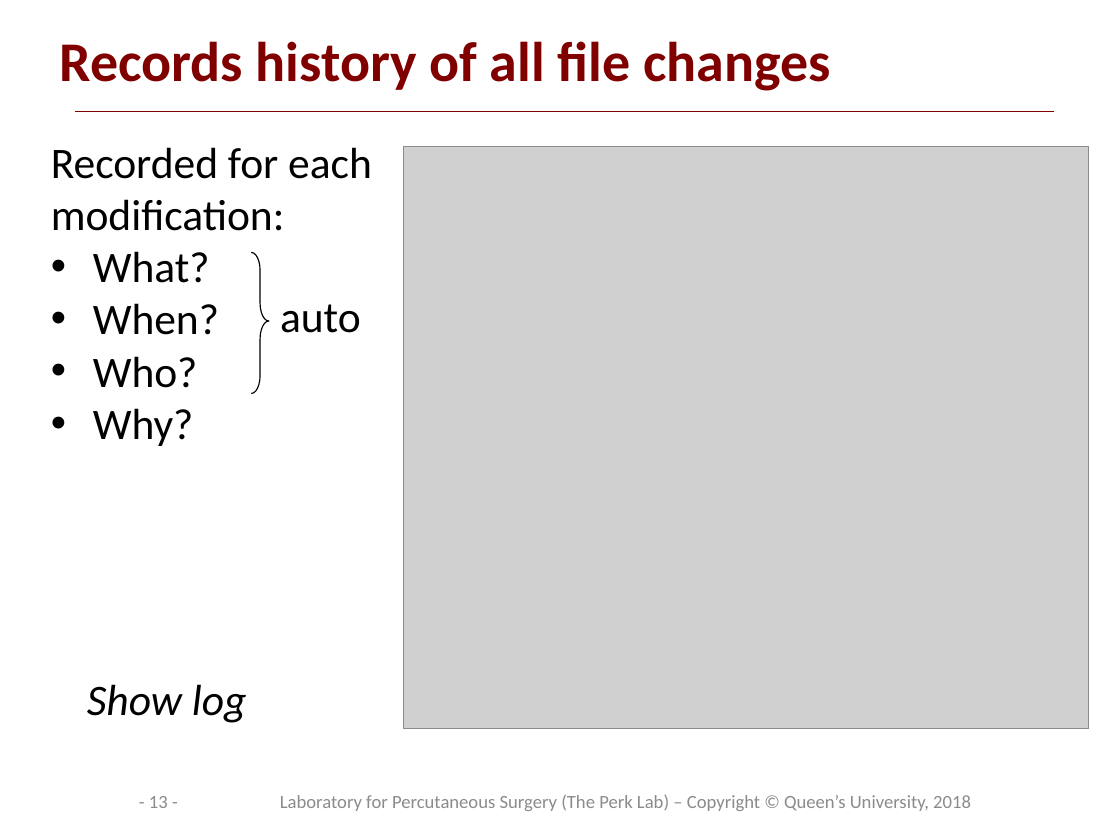
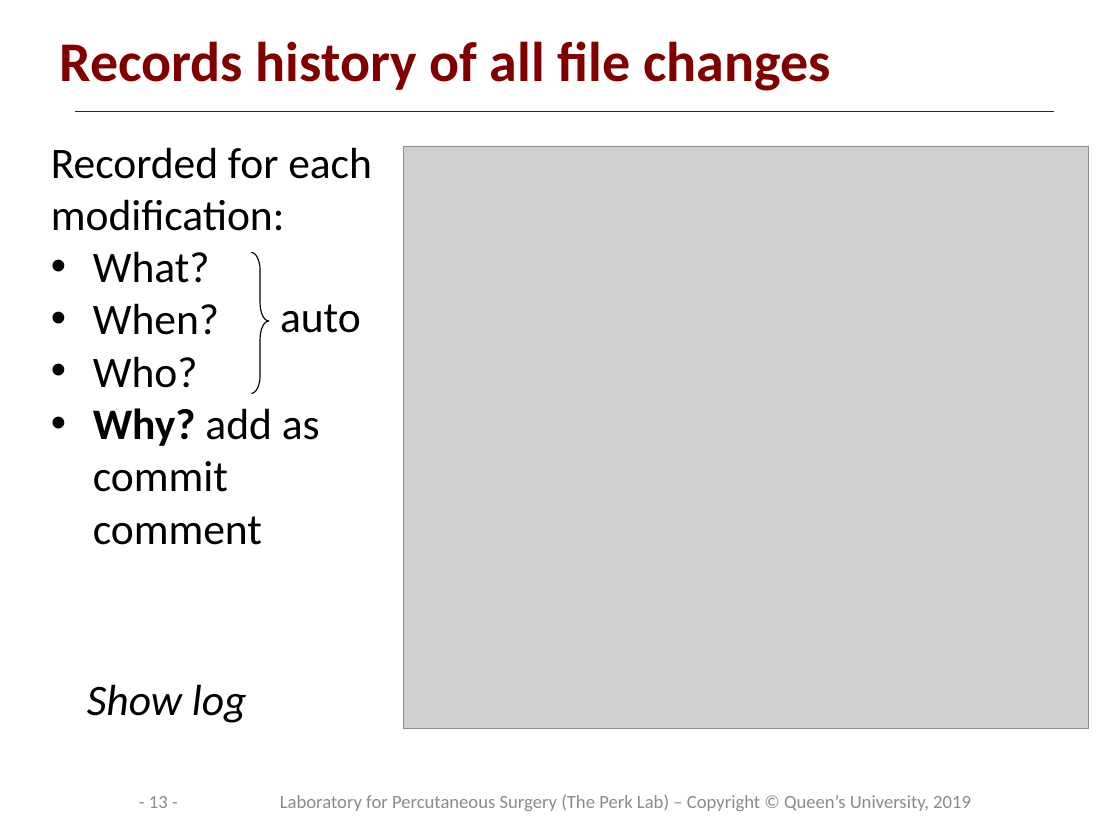
Before and after one commit to PerkLab/PerkLabBootcamp, a slide deck: slide 13 of Doc/day1_2_PerkLabProjectManagement.pptx. Drawn at 1120x840 pixels with LibreOffice and Linux fonts; fonts in the diff are those of the drawing; grey boxes stand for pictures; background and template pictures are left out. Boxes give left, top, right and bottom in pixels: in the first picture for what was removed or moved away, otherwise in the second. Text is boxed around its words. In the diff, an @@ line names an element or a change of style, - is before the commit and + after.

```diff
--- a/Doc/day1_2_PerkLabProjectManagement.pptx
+++ b/Doc/day1_2_PerkLabProjectManagement.pptx
@@ text at (93, 408, 320, 545): text changed @@
-• Why?
+• Why? add as commit comment
@@ text at (280, 795, 971, 811): text changed @@
-Laboratory for Percutaneous Surgery (The Perk Lab) – Copyright © Queen’s University, 2018
+Laboratory for Percutaneous Surgery (The Perk Lab) – Copyright © Queen’s University, 2019
```
Also in this commit, not shown: 34 other slides changed, 1 slide added, 2 other files.
